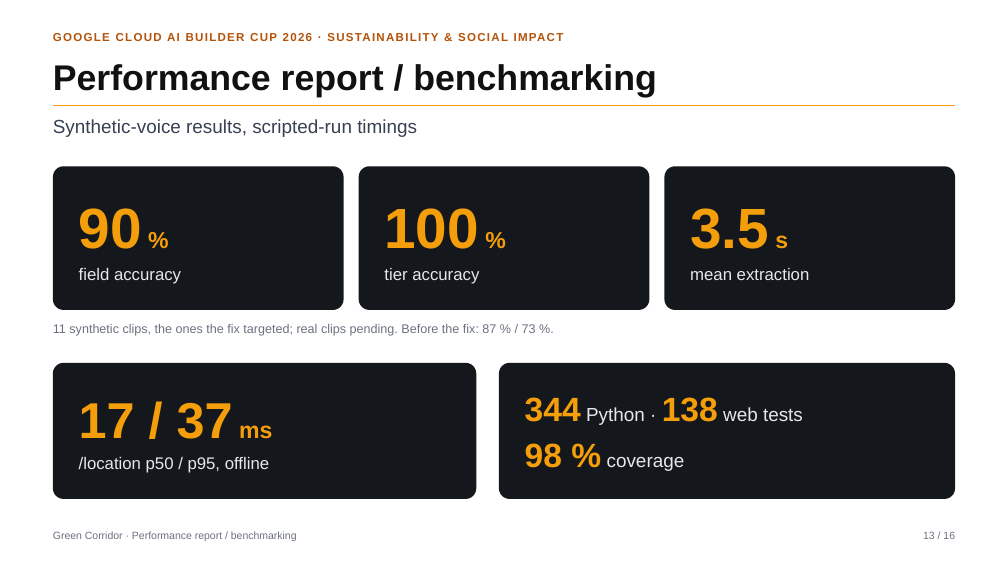
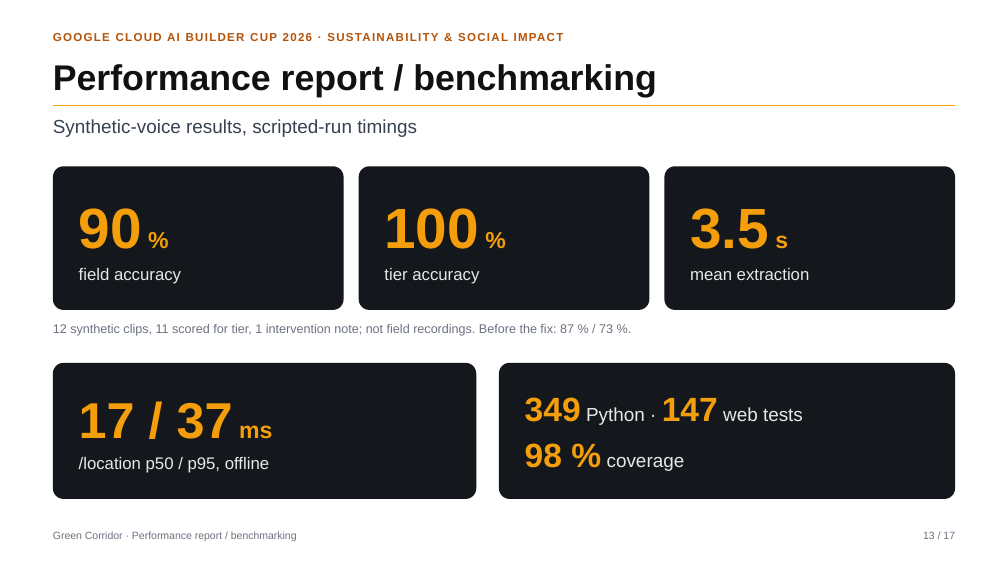
Before and after one commit to Nandish3010/ideal-disco, a slide deck: slide 13 of deck/Green-Corridor-Deck.pptx. Drawn at 1008x567 pixels with LibreOffice and Linux fonts; fonts in the diff are those of the drawing. Boxes give left, top, right and bottom in pixels: in the first picture for what was removed or moved away, otherwise in the second. Text is boxed around its words. In the diff, an @@ line names an element or a change of style, - is before the commit and + after.

Commit message:
Deck: sustainability slide; stale text sweep

```diff
--- a/deck/Green-Corridor-Deck.pptx
+++ b/deck/Green-Corridor-Deck.pptx
@@ text at [53,324,613,336]: text changed @@
-11 synthetic clips, the ones the fix targeted; real clips pending. Before the fix: 87 % / 73 %.
+12 synthetic clips, 11 scored for tier, 1 intervention note; not field recordings. Before the fix: 87 % / 73 %.
@@ text in rounded rectangle at [525,397,803,425]: text changed @@
-344 Python · 138 web tests
+349 Python · 147 web tests
@@ text at [923,531,955,539]: text changed @@
-13 / 16
+13 / 17
```
Also in this commit, not shown: 14 other slides changed, 1 slide added, 6 other files.
